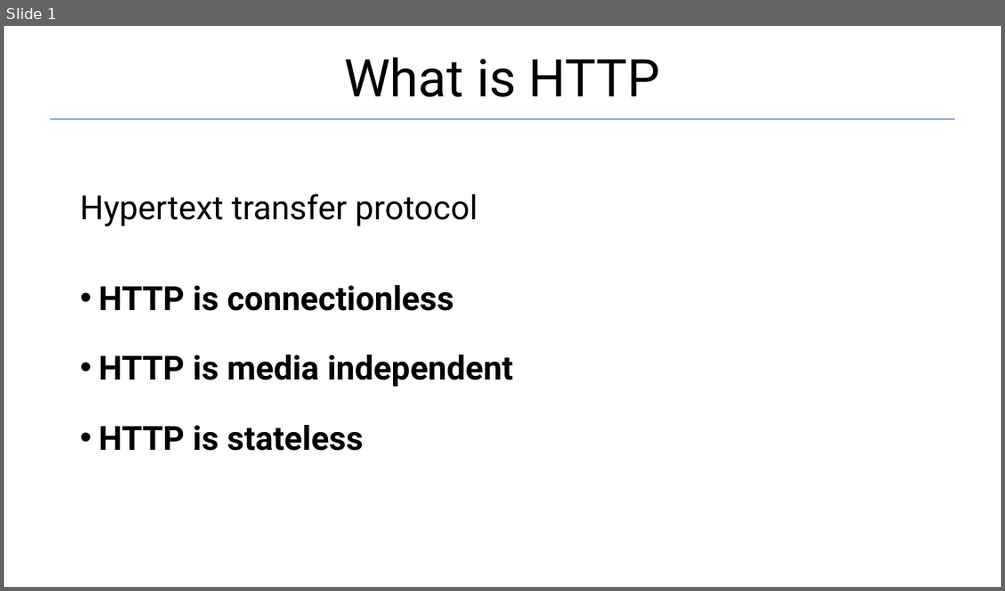
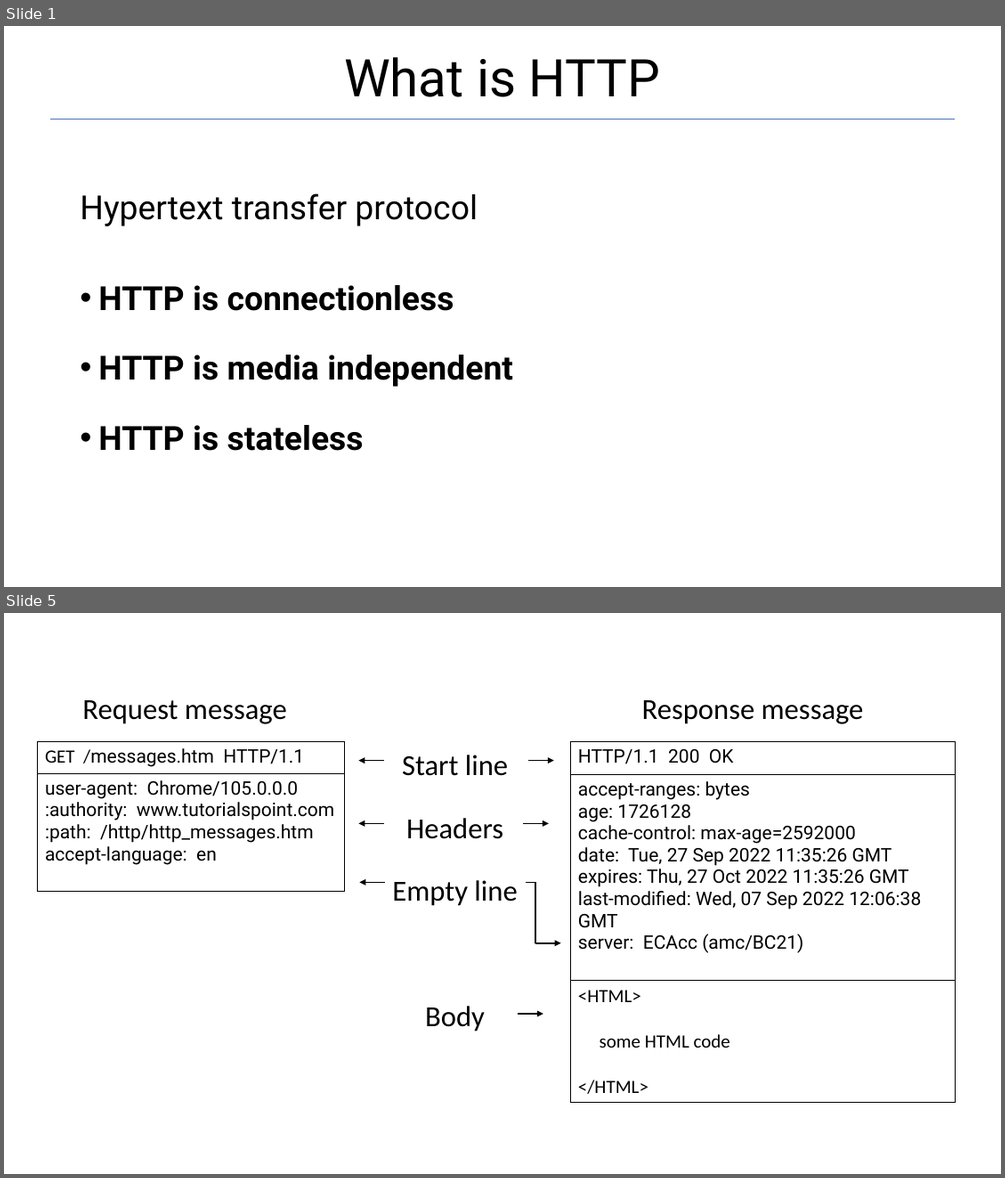
Before and after one commit to Garnik94/Levelup_presentations, a slide deck: Http/Http_presentation.pptx. Shown one above the other, each under a label of ours: slide 1 before the commit, slides 1 and 5 after it; the slides between them are not shown. The pictures are 1005x591 and 1005x1178 pixels, drawn with LibreOffice and Linux fonts; fonts in the diff are those of the drawing. Boxes give left, top, right and bottom in pixels: in the first picture for what was removed or moved away, otherwise in the second. Text is boxed around its words. In the diff, an @@ line names an element or a change of style, - is before the commit and + after.

```diff
--- a/Http/Http_presentation.pptx
+++ b/Http/Http_presentation.pptx
@@ slide 5 added at <box>4,613,1001,1174</box>, background #FFFFFF @@
@@ text added at <box>82,700,287,724</box>, 28 pt, text #000000 @@
+Request message
@@ text added at <box>642,700,864,724</box>, 28 pt, text #000000 @@
+Response message
@@ table added at <box>38,742,345,893</box>, 2 rows, 1 columns @@
+GET /messages.htm HTTP/1.1
+user-agent: Chrome/105.0.0.0 / :authority: www.tutorialspoint.com / :path: /http/http_messages.htm / accept-language: en
@@ table added at <box>571,742,955,1097</box>, 3 rows, 1 columns @@
+HTTP/1.1 200 OK
+accept-ranges: bytes / age: 1726128 / cache-control: max-age=2592000 / date: Tue, 27 Sep 2022 11:35:26 GMT / expires: Thu, 27 Oct 2022 11:35:26 GMT / last-modified: Wed, 07 Sep 2022 12:06:38 GMT / server: ECAcc (amc/BC21)
+<HTML> / some HTML code / </HTML>
@@ arrow added from (384, 761) to (358, 761), #000000 1.5 pt @@
@@ text added at <box>392,755,517,1031</box>, 28 pt, text #000000 @@
+Start line
+Headers
+Empty line
+Body
@@ arrow added from (528, 761) to (554, 761), #000000 1.5 pt @@
@@ arrow added from (384, 823) to (358, 823), #000000 1.5 pt @@
@@ arrow added from (524, 823) to (549, 823), #000000 1.5 pt @@
@@ arrow added from (385, 882) to (360, 882), #000000 1.5 pt @@
@@ line added from (535, 882) to (526, 882), #000000 1.5 pt @@
@@ line added from (535, 943) to (535, 882), #000000 1.5 pt @@
@@ arrow added from (535, 943) to (561, 943), #000000 1.5 pt @@
@@ arrow added from (518, 1013) to (543, 1013), #000000 1.5 pt @@
```
Also in this commit, not shown: 1 slide changed, 3 other slides added, 3 other files.
